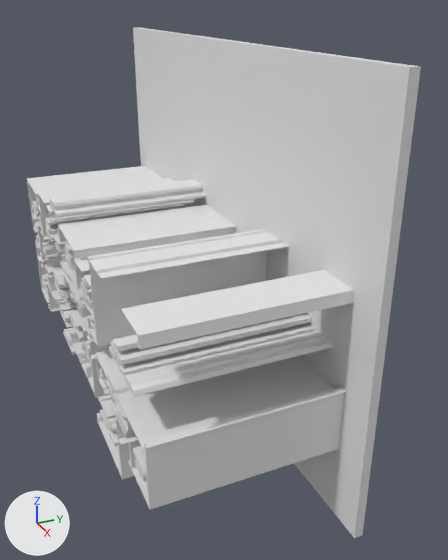
One commit to the glTF model version one/out_3d/88_9.glb: the scene before it, then after it.
One viewpoint serves both versions: a 50 mm camera at (15.79, -4.83, 7.51) aimed at (6.02, -0.43, 2.62). The lights are fixed; the arrows at lower left show +X, +Y and +Z. Where no turn or scale is listed for an object, it has been applied to the vertices. Vertices at the same position are counted once.

Names of what the first picture shows: 'geometry_0'.
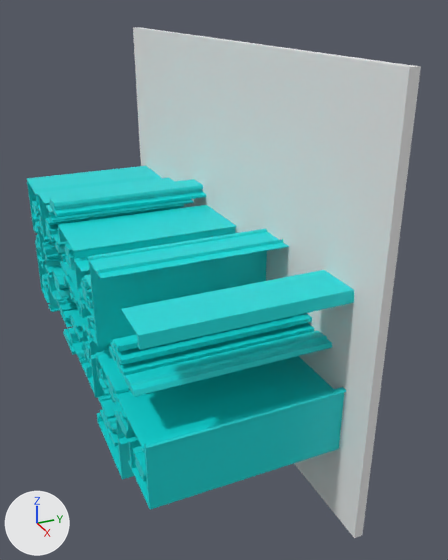
Changed parts and their boxes (x1, y1, x2, y2) in the pictures (448 x 560 px; the box of a moved part takes in the faces that stretch with it):
```json
{"part": 1, "of": "me_geometry_0", "change": "moved or reshaped", "before": [107, 372, 130, 394], "after": [107, 372, 130, 394]}
{"part": 2, "of": "me_geometry_0", "change": "recoloured", "before": [27, 101, 369, 509], "after": [27, 101, 369, 509], "on screen": "grey to cyan"}
```

Edits to the scene script, one JSON object a line:
```json
{"op": "add", "block": "mat_defaultmaterial", "code": ["mat_defaultmaterial = bpy.data.materials.new('DefaultMaterial')", "mat_defaultmaterial.use_nodes = True; mat_defaultmaterial.node_tree.nodes.clear()", "_N = mat_defaultmaterial.node_tree.nodes; _L = mat_defaultmaterial.node_tree.links", "n0 = _N.new('ShaderNodeOutputMaterial'); n0.name = 'Material Output'", "n1 = _N.new('ShaderNodeBsdfPrincipled'); n1.name = 'Principled BSDF'", "n2 = _N.new('ShaderNodeVertexColor'); n2.name = 'Color Attribute'", "_L.new(n1.outputs[0], n0.inputs[0])  # 'BSDF' to 'Surface'", "_L.new(n2.outputs[0], n1.inputs[0])  # 'Color' to 'Base Color'"]}
{"block": "me_geometry_0", "where": "me_geometry_0.from_pydata(...)  # 1758 vertices, 3340 faces; spans x 0.0..10.23, y -3.15..0.0, z 0.0..6.82"}
{"block": "me_geometry_0", "where": "# used by ob_geometry_0; location = (0.0, 0.0, 0.0)"}
{"block": "me_geometry_0", "change": "me_geometry_0 part 1: 2 vertices removed from x 8.17, y -3.15..-0.15, z 2.24; 2 vertices added at x 8.19, y -3.15..-0.15, z 2.24"}
{"block": "me_geometry_0", "change": "me_geometry_0 part 2: 2446 faces spanning x 0.0..10.23, y -3.15..0.0, z 0.0..6.82 switch from no material to mat_defaultmaterial"}
```
